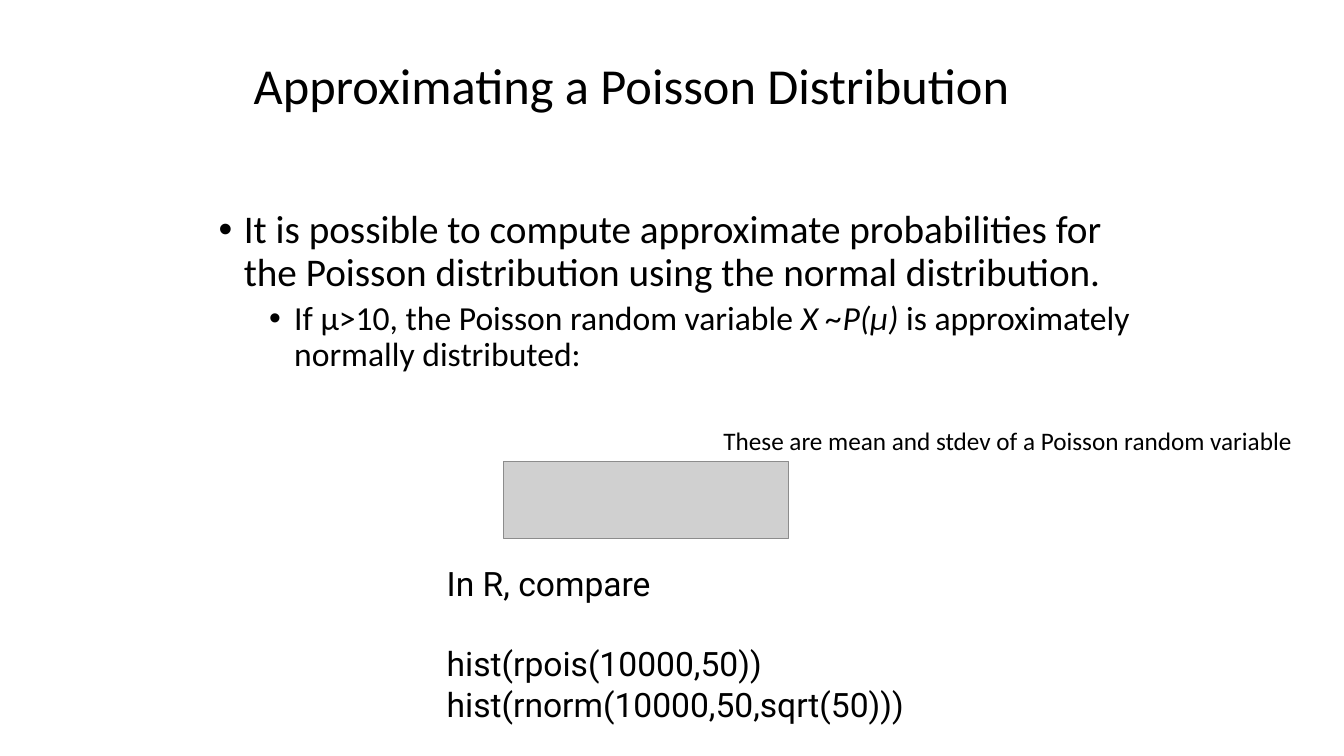
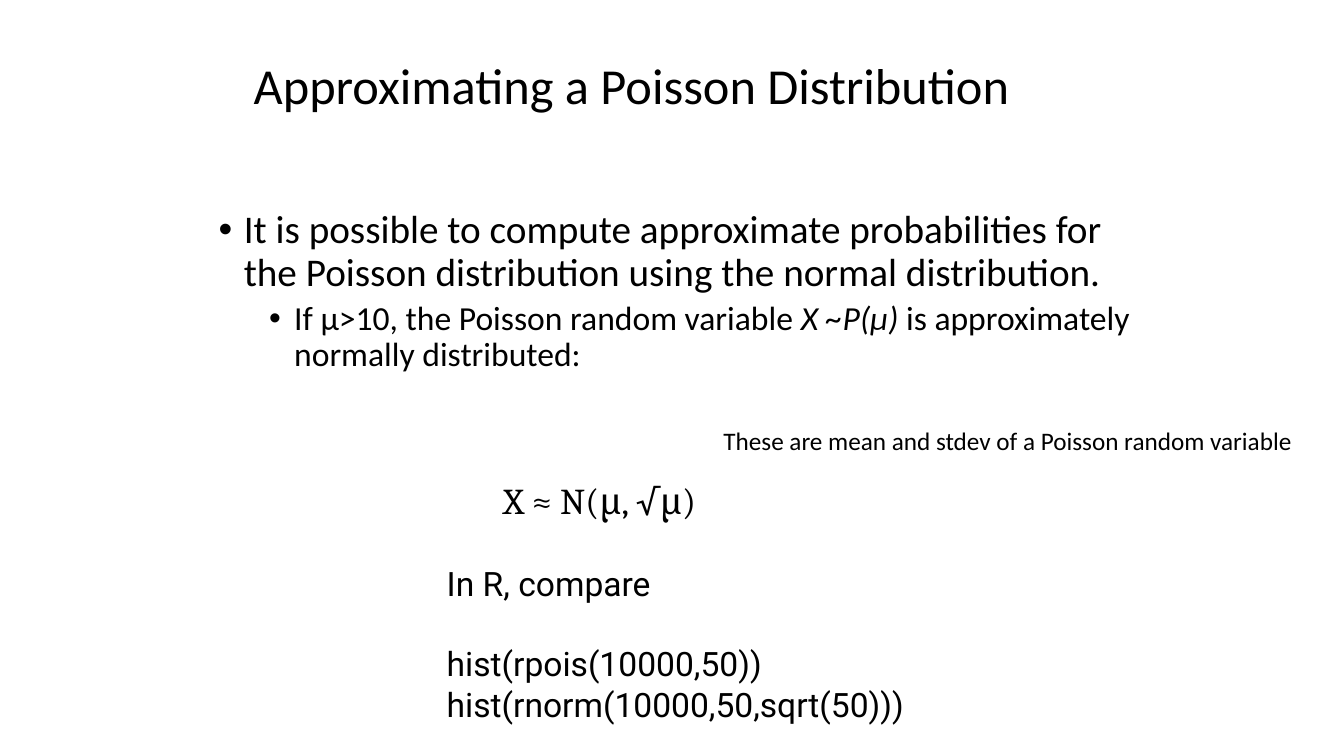
Before and after one commit to taaltree/FW536, a slide deck: slide 29 of Day2_GLM/FW536_Day2_Morning_ContinuousDistributions_accessible.pptx. Drawn at 1344x756 pixels with LibreOffice and Linux fonts; fonts in the diff are those of the drawing; grey boxes stand for pictures. Boxes give left, top, right and bottom in pixels: in the first picture for what was removed or moved away, otherwise in the second. Text is boxed around its words. In the diff, an @@ line names an element or a change of style, - is before the commit and + after.

```diff
--- a/Day2_GLM/FW536_Day2_Morning_ContinuousDistributions_accessible.pptx
+++ b/Day2_GLM/FW536_Day2_Morning_ContinuousDistributions_accessible.pptx
@@ picture removed at box(503, 461, 788, 538) @@
@@ text added at box(503, 486, 682, 523), 26 pt, text #000000 @@
+X ≈ N(μ, √μ)
```
Also in this commit, not shown: 8 other slides changed.
